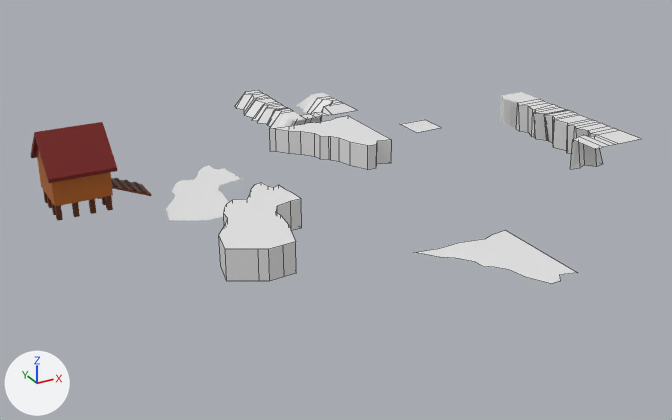
The Blender file Blender/duck.blend as it was, and as the next commit left it.
Both versions are drawn from a 50 mm lens placed at (-26.5, -49.3, 20.9), pointed at (-1.9, -4.5, -1.5). Lighting does not change. The marker at lower left points along +X, +Y and +Z. Mesh edges are drawn as thin lines on the coarser meshes.

The scene before the commit, as lines of its bpy script (objects in view):
```python
me_cube_018 = bpy.data.meshes.new('Cube.018')
me_cube_018.from_pydata(...)  # 29 vertices, 17 faces; spans x -3.0..1.0, y -1.0..3.0, z -1.0..1.0
me_plane_002 = bpy.data.meshes.new('Plane.002')
me_plane_002.from_pydata(...)  # 56 vertices, 30 faces; spans x -3.19..2.65, y -5.4..2.42, z 0.0..1.69
me_plane_004 = bpy.data.meshes.new('Plane.004')
me_plane_004.from_pydata(...)  # 44 vertices, 24 faces; spans x -2.74..3.0, y -3.0..2.85, z 0.0..1.55
ob_cube_009 = bpy.data.objects.new('Cube.009', me_cube_018)
ob_cube_009.location = (17.0, -8.0, 0.0)
ob_plane_002 = bpy.data.objects.new('Plane.002', me_plane_002)
ob_plane_002.location = (-9.0, -8.0, 0.0)
ob_plane_004 = bpy.data.objects.new('Plane.004', me_plane_004)
ob_plane_004.location = (0.0, 0.0, 0.0)
# also in view: 'Cube.007' at (16.8, 2.0, 0.0); 'Cube.002' at (-14.9, 0.0, 2.3); 'Plane.001' at (0.1, -17.1, 0.0); 'Cube.004' at (16.8, 0.0, 0.0); 'Cube.008' at (16.8, -4.0, 0.0)
```
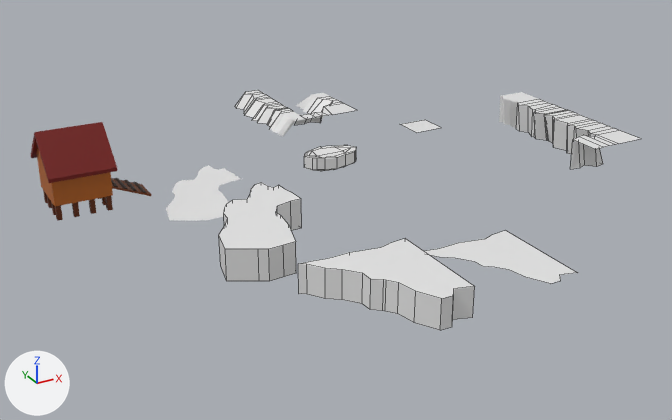
The change, as a list of edits to the scene's bpy script:
```text
Add me_cylinder_002:
    me_cylinder_002.from_pydata(...)  # 50 vertices, 47 faces; spans x -1.72..2.05, y -1.15..1.15, z -0.62..0.38
Change ob_plane_004:
    ob_plane_004.location: (0.0, 0.0, 0.0) -> (-7.0, -18.0, 0.0)
Add ob_cylinder:
    ob_cylinder = bpy.data.objects.new('Cylinder', me_cylinder_002)
    ob_cylinder.location = (0.0, 0.0, 0.0)
```

Where the change shows, as pixel boxes [x1, y1, x2, y2] in the pictures (672 x 420 px):
'Plane.004', moved
    before: [270, 116, 392, 170]
    after: [298, 238, 475, 330]
'Cylinder', added
    after: [304, 145, 356, 171]
